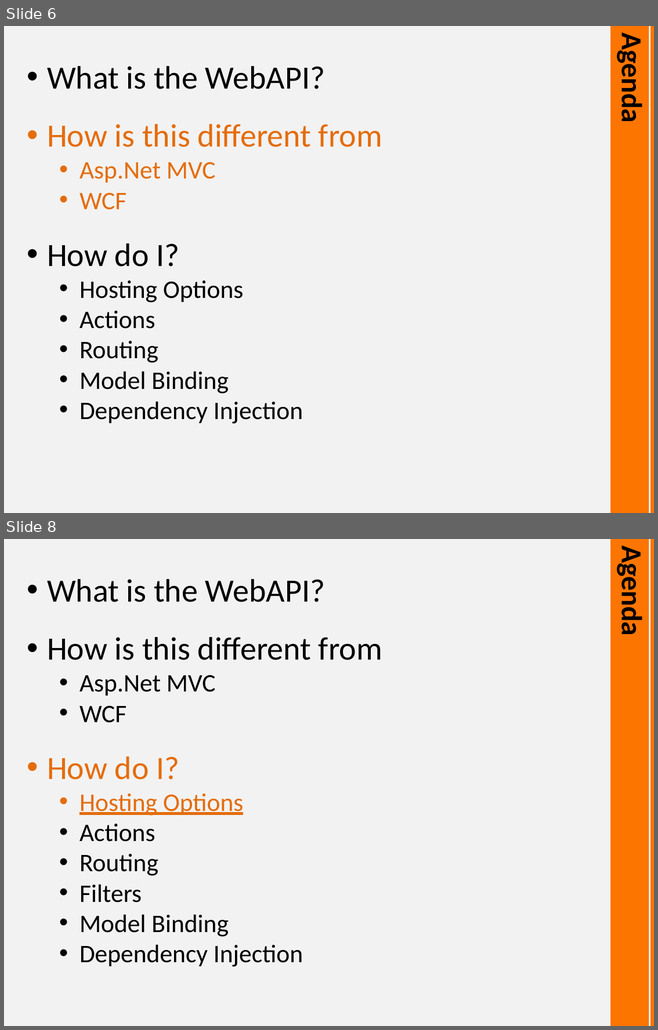
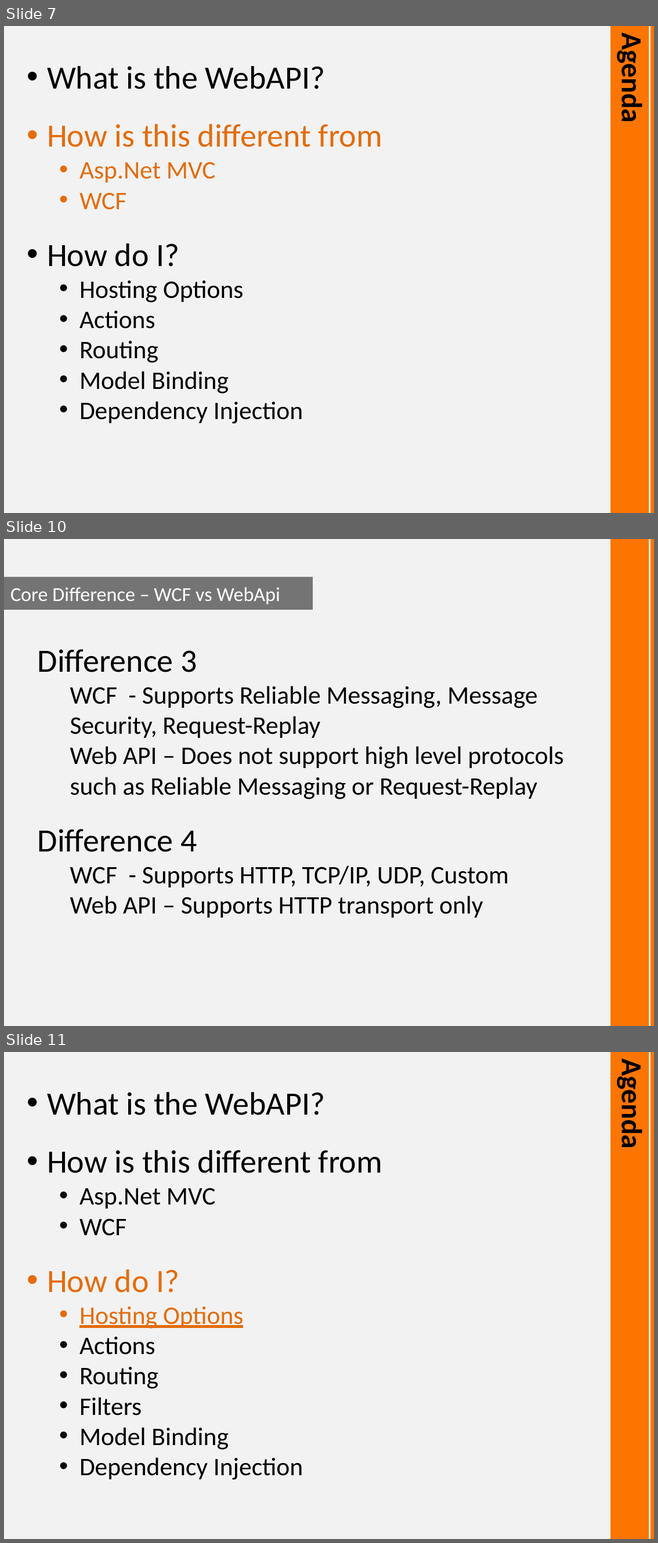
Before and after one commit to derikwhittaker/Demo.WebApi, a slide deck: Demo.WebApi.pptx. Shown one above the other, each under a label of ours: slides 6 and 8 before the commit, slides 7, 10 and 11 after it; the slides between them are not shown. The pictures are 658x1030 and 658x1543 pixels, drawn with LibreOffice and Linux fonts; fonts in the diff are those of the drawing. Boxes give left, top, right and bottom in pixels: in the first picture for what was removed or moved away, otherwise in the second. Text is boxed around its words. In the diff, an @@ line names an element or a change of style, - is before the commit and + after.

```diff
--- a/Demo.WebApi.pptx
+++ b/Demo.WebApi.pptx
@@ slide 10 added at (x1=4, y1=539, x2=654, y2=1026), background #F2F2F2; not listed: 2 template elements that a slide beside it also shows @@
@@ rectangle added at (x1=4, y1=577, x2=313, y2=609), fill #0D0D0D at 55% opacity, 22 pt, text #FFFFFF @@
+Core Difference – WCF vs WebApi
@@ text added at (x1=38, y1=649, x2=563, y2=918), 28 pt, text #000000 @@
+Difference 3
+  WCF - Supports Reliable Messaging, Message Security, Request-Replay
+  Web API – Does not support high level protocols such as Reliable Messaging or Request-Replay
+Difference 4
+  WCF - Supports HTTP, TCP/IP, UDP, Custom
+  Web API – Supports HTTP transport only
@@ what was slide 6 is now slide 7 @@
@@ what was slide 8 is now slide 11 @@
```
Also in this commit, not shown: 10 slides changed, 2 other slides added.
